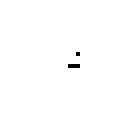
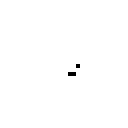
Layer changes from the first 128px x 128px image to the second:
added layer "Layer 3 copy 7" above "Layer 3 copy 6" over [68, 52, 80, 76]
hid "Layer 3 copy 4", painted on it over [68, 52, 80, 76]
